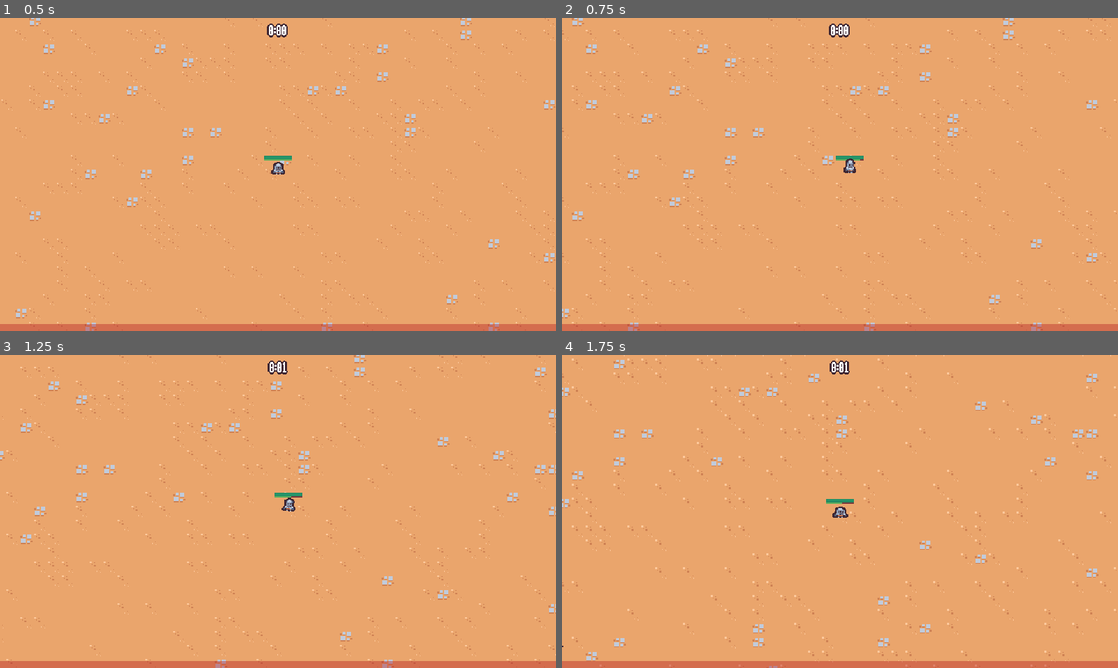
Above: before the commit, frames 1-4 (two rows, left to right).
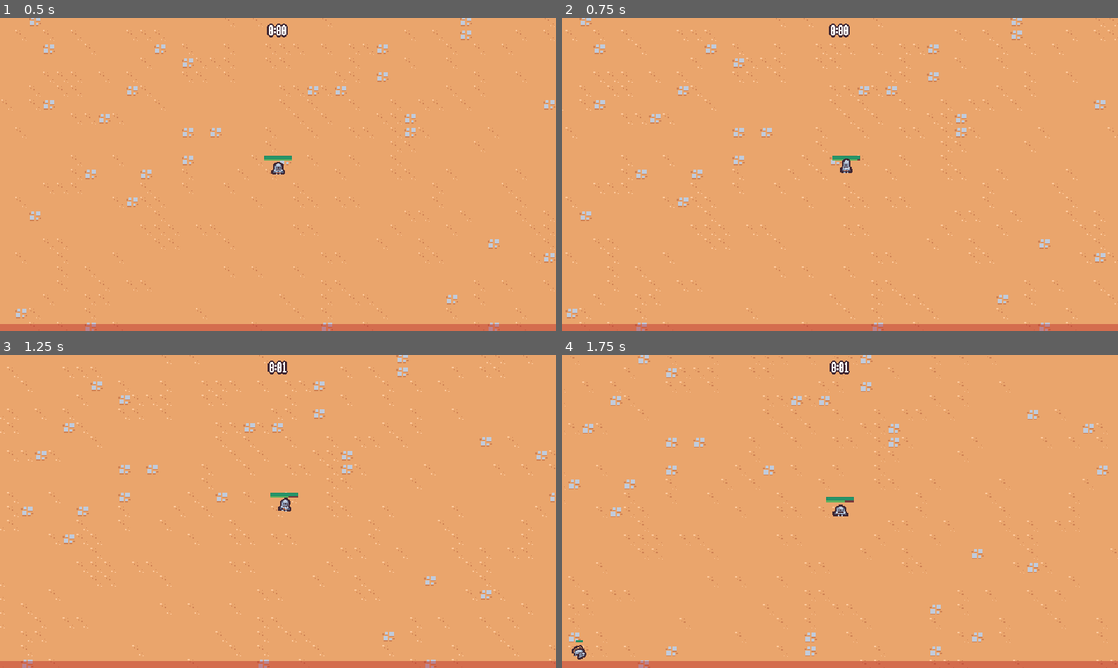
Above: after the commit, the same moments.

Repository: Brakistad/2DSurvivorsCourse
Game: Godot game, scene res://scenes/main/main.tscn
Two runs of this game, one before a commit and one after it. Both use one fixed random seed, a clock stepped at 60 frames per second and the inputs below.
Inputs (mouse positions are in pixels of both pictures, inside the frame that each line leads up to):
- Up to frame 1 (0.5 s): no input
- Up to frame 2 (0.75 s): move the mouse to (962, 158) at 0.52 s; hold D (move_right) from 0.53 s (still down); hold Shift (sprint) from 0.53 s (still down); click (962, 158) at 0.67 s
- Up to frame 3 (1.25 s): keep holding D (move_right); keep holding Shift (sprint)
- Up to frame 4 (1.75 s): move the mouse to (728, 527) at 1.27 s; release D (move_right) at 1.28 s; release Shift (sprint) at 1.28 s; hold S (move_down) from 1.28 s (still down); click (728, 527) at 1.35 s; tap Shift (sprint) at 1.55 s

Frame 1 is identical in both runs. In frame 2, 4.3% of the frame differs, in the area x 0-100%, y 0-100%; in frame 3, 4.3%; in frame 4, 4.7%.

Commit message:
Add player speed upgrade and sprint functionality

Diff:
--- a/resources/theme/theme.tres
+++ b/resources/theme/theme.tres
@@ -14,6 +14,32 @@
 texture_margin_right = 1.0
 texture_margin_bottom = 1.0
 region_rect = Rect2(18, 2, 12, 12)
+
+[sub_resource type="StyleBoxEmpty" id="StyleBoxEmpty_1e0kh"]
+
+[sub_resource type="StyleBoxTexture" id="StyleBoxTexture_dfer7"]
+texture = ExtResource("1_rlsq7")
+texture_margin_left = 3.0
+texture_margin_top = 3.0
+texture_margin_right = 3.0
+texture_margin_bottom = 3.0
+region_rect = Rect2(20, 20, 8, 8)
+
+[sub_resource type="StyleBoxTexture" id="StyleBoxTexture_mqmcx"]
+texture = ExtResource("1_rlsq7")
+texture_margin_left = 3.0
+texture_margin_top = 3.0
+texture_margin_right = 3.0
+texture_margin_bottom = 3.0
+region_rect = Rect2(4, 20, 8, 8)
+
+[sub_resource type="StyleBoxTexture" id="StyleBoxTexture_3amj6"]
+texture = ExtResource("1_rlsq7")
+texture_margin_left = 3.0
+texture_margin_top = 3.0
+texture_margin_right = 3.0
+texture_margin_bottom = 3.0
+region_rect = Rect2(36, 4, 8, 8)
 
 [sub_resource type="StyleBoxTexture" id="StyleBoxTexture_jctbf"]
 texture = ExtResource("1_rlsq7")
@@ -40,6 +66,13 @@
 default_font_size = 16
 AlternatePanelContainer/base_type = &"PanelContainer"
 AlternatePanelContainer/styles/panel = SubResource("StyleBoxTexture_64ilb")
+Button/colors/font_color = Color(0.247059, 0.14902, 0.192157, 1)
+Button/colors/font_hover_color = Color(0.741176, 0.423529, 0.290196, 1)
+Button/colors/font_pressed_color = Color(0.741176, 0.423529, 0.290196, 1)
+Button/styles/focus = SubResource("StyleBoxEmpty_1e0kh")
+Button/styles/hover = SubResource("StyleBoxTexture_dfer7")
+Button/styles/normal = SubResource("StyleBoxTexture_mqmcx")
+Button/styles/pressed = SubResource("StyleBoxTexture_3amj6")
 Label/constants/line_spacing = 0
 PanelContainer/styles/panel = SubResource("StyleBoxTexture_jctbf")
 ProgressBar/styles/background = SubResource("StyleBoxFlat_tb7k8")
--- /dev/null
+++ b/resources/upgrades/player_speed.tres
@@ -0,0 +1,12 @@
+[gd_resource type="Resource" script_class="AbilityUpgrade" load_steps=3 format=3 uid="uid://bbwsmq3d4ki47"]
+
+[ext_resource type="Texture2D" uid="uid://cyd71krg1y2nx" path="res://assets/environment/player_speed.png" id="1_j27sk"]
+[ext_resource type="Script" path="res://resources/upgrades/ability_upgrade.gd" id="2_5p6fi"]
+
+[resource]
+script = ExtResource("2_5p6fi")
+id = "player_speed"
+max_quantity = 2
+name = "Move Speed"
+icon = ExtResource("1_j27sk")
+description = "Increases movement speed by 10%"
--- a/scenes/component/velocity_component.gd
+++ b/scenes/component/velocity_component.gd
@@ -5,8 +5,10 @@
 @export var acceleration: float = 5
 @export var distancing: float = 500
 @export var randomize_distancing: float = 50
+@export var sprint_speed_percent: float = 2
 
 var velocity = Vector2.ZERO
+var sprinting = false
 
 func accelerate_to_player():
 	var owner_node2d = owner as Node2D
@@ -30,7 +32,6 @@
 		return
 
 	var vector_to_player = (player.global_position - owner_node2d.global_position)
-	var distance_to_player = vector_to_player.length()
 	var distancing_target = distancing + randf_range(-randomize_distancing/2, randomize_distancing/2)
 	var vector_to_distancing = (vector_to_player - (vector_to_player.normalized() * distancing_target)) as Vector2
 	var direction = vector_to_distancing.normalized()
@@ -38,7 +39,7 @@
 
 
 func accelerate_in_direction(direction: Vector2):
-	var desired_velocity = direction * max_speed
+	var desired_velocity = direction * max_speed * get_sprint_factor()
 	# here we use framerate independent lerp, because players can play at different fps
 	velocity = velocity.lerp(desired_velocity, 1 - exp(-acceleration * get_process_delta_time()))
 
@@ -49,3 +50,9 @@
 	character_body.velocity = velocity
 	character_body.move_and_slide()
 	velocity = character_body.velocity
+
+func get_sprint_factor():
+	if !sprinting:
+		return 1
+	else:
+		return sprint_speed_percent
--- a/scenes/game_object/player/player.gd
+++ b/scenes/game_object/player/player.gd
@@ -1,9 +1,7 @@
 extends CharacterBody2D
 class_name Player
 
-const MAX_SPEED = 100
-const SPRINT_SPEED = 200
-const ACCELERATION_SMOOTHING = 25
+const SPRINT_SPEED_PERCENT = 2
 
 @onready var damage_interval_timer = $DamageIntervalTimer as Timer
 @onready var health_component = $HealthComponent as HealthComponent
@@ -12,10 +10,14 @@
 @onready var abilities = $Abilities
 @onready var animation_player = $AnimationPlayer as AnimationPlayer
 @onready var visuals = $Visuals
+@onready var velocity_component = $VelocityComponent
 
 var number_colliding_bodies = 0
+var base_speed = 0
 
 func _ready():
+	base_speed = velocity_component.max_speed
+
 	$CollisionArea2D.body_entered.connect(on_body_entered)
 	$CollisionArea2D.body_exited.connect(on_body_exited)
 	damage_interval_timer.timeout.connect(on_damage_interval_timer_timeout)
@@ -24,21 +26,19 @@
 	update_stamina_display()
 
 
-func _process(delta):
+func _process(_delta):
 	var movement_vector = get_movement_vector()
 	var direction = movement_vector.normalized()
 
-	var movement_speed = MAX_SPEED
+	velocity_component.sprinting = false
 	if Input.is_action_pressed("sprint") && stamina_component.can_use_stamina(5):
-		movement_speed = SPRINT_SPEED
-		stamina_component.use_stamina_cost(1)
+		velocity_component.sprinting = true
+		stamina_component.use_stamina_cost(.8)
 	else:
 		stamina_component.using_stamina = false
 
-	var target_velocity = direction * movement_speed
-
-	velocity = velocity.lerp(target_velocity, 1 - exp(-delta * ACCELERATION_SMOOTHING))
-	move_and_slide()
+	velocity_component.accelerate_in_direction(direction)
+	velocity_component.move(self)
 
 	if movement_vector.x != 0 || movement_vector.y != 0:
 		animation_player.play("walk")
@@ -78,9 +78,9 @@
 func on_stamina_changed():
 	update_stamina_display()
 
-func on_ability_upgrade_added(ability_upgrade: AbilityUpgrade, _current_upgrades: Dictionary):
-	if not ability_upgrade is Ability:
-		return
-
-	var ability = ability_upgrade as Ability
-	abilities.add_child((ability.ability_controller_scene as PackedScene).instantiate())
+func on_ability_upgrade_added(ability_upgrade: AbilityUpgrade, current_upgrades: Dictionary):
+	if ability_upgrade is Ability:
+		var ability = ability_upgrade as Ability
+		abilities.add_child((ability.ability_controller_scene as PackedScene).instantiate())
+	elif ability_upgrade.id == "player_speed":
+		velocity_component.max_speed = base_speed * (1 + current_upgrades["player_speed"]["quantity"] * .1)
--- a/scenes/game_object/player/player.tscn
+++ b/scenes/game_object/player/player.tscn
@@ -1,7 +1,8 @@
-[gd_scene load_steps=18 format=3 uid="uid://vahp0gsqkxcu"]
+[gd_scene load_steps=19 format=3 uid="uid://vahp0gsqkxcu"]
 
 [ext_resource type="Script" path="res://scenes/game_object/player/player.gd" id="1_dvk4u"]
 [ext_resource type="Texture2D" uid="uid://bl707qqi8tcfw" path="res://scenes/game_object/player/player.png" id="1_fufab"]
+[ext_resource type="PackedScene" uid="uid://bkw1p3dee5bji" path="res://scenes/component/velocity_component.tscn" id="2_6ompf"]
 [ext_resource type="PackedScene" uid="uid://dn5secg5rtfa0" path="res://scenes/ability/sword_ability_controller/sword_ability_controller.tscn" id="2_et2m4"]
 [ext_resource type="PackedScene" uid="uid://dam2vh7rxq5fs" path="res://scenes/component/health_component.tscn" id="2_x6rdq"]
 [ext_resource type="PackedScene" uid="uid://cft7kx0jmwaae" path="res://scenes/component/stamina_component.tscn" id="3_ydu74"]
@@ -124,6 +125,11 @@
 "": SubResource("AnimationLibrary_5b3bq")
 }
 
+[node name="VelocityComponent" parent="." instance=ExtResource("2_6ompf")]
+max_speed = 80
+acceleration = 25.0
+sprint_speed_percent = 1.5
+
 [node name="HealthComponent" parent="." instance=ExtResource("2_x6rdq")]
 
 [node name="StaminaComponent" parent="." instance=ExtResource("3_ydu74")]
--- a/scenes/manager/upgrade_manager.gd
+++ b/scenes/manager/upgrade_manager.gd
@@ -11,12 +11,14 @@
 var upgrade_axe_damage = preload("res://resources/upgrades/axe_damage.tres")
 var upgrade_sword_rate = preload("res://resources/upgrades/sword_rate.tres")
 var upgrade_sword_damage = preload("res://resources/upgrades/sword_damage.tres")
+var upgrade_player_speed = preload("res://resources/upgrades/player_speed.tres")
 
 
 func _ready():
 	upgrade_pool.add_item(upgrade_axe, 10)
 	upgrade_pool.add_item(upgrade_sword_rate, 10)
 	upgrade_pool.add_item(upgrade_sword_damage, 10)
+	upgrade_pool.add_item(upgrade_player_speed, 5)
 
 	experience_manager.level_up.connect(on_level_up)
 
--- a/scenes/ui/end_screen.gd
+++ b/scenes/ui/end_screen.gd
@@ -1,7 +1,15 @@
 extends CanvasLayer
 class_name EndScreen
 
+@onready var panel_container: PanelContainer = $%PanelContainer
+
 func _ready():
+	panel_container.pivot_offset = panel_container.size / 2
+	var tween = create_tween()
+	tween.tween_property(panel_container, "scale", Vector2.ZERO, 0)
+	tween.tween_property(panel_container, "scale", Vector2.ONE, .3)\
+	.set_ease(Tween.EASE_OUT).set_trans(Tween.TRANS_BACK)
+
 	get_tree().paused = true
 	$%RestartButton.pressed.connect(on_restart_button_pressed)
 	$%QuitButton.pressed.connect(on_quit_button_pressed)
--- a/scenes/ui/end_screen.tscn
+++ b/scenes/ui/end_screen.tscn
@@ -1,10 +1,81 @@
-[gd_scene load_steps=2 format=3 uid="uid://drpuoiy8wpvba"]
+[gd_scene load_steps=6 format=3 uid="uid://drpuoiy8wpvba"]
 
 [ext_resource type="Script" path="res://scenes/ui/end_screen.gd" id="1_jsxkf"]
+
+[sub_resource type="Animation" id="Animation_ntlac"]
+resource_name = "in"
+length = 0.15
+step = 0.05
+tracks/0/type = "value"
+tracks/0/imported = false
+tracks/0/enabled = true
+tracks/0/path = NodePath("ColorRect:modulate")
+tracks/0/interp = 1
+tracks/0/loop_wrap = true
+tracks/0/keys = {
+"times": PackedFloat32Array(0, 0.15),
+"transitions": PackedFloat32Array(1, 1),
+"update": 0,
+"values": [Color(1, 1, 1, 0), Color(1, 1, 1, 1)]
+}
+
+[sub_resource type="Animation" id="Animation_dv44y"]
+length = 0.001
+tracks/0/type = "value"
+tracks/0/imported = false
+tracks/0/enabled = true
+tracks/0/path = NodePath("ColorRect:modulate")
+tracks/0/interp = 1
+tracks/0/loop_wrap = true
+tracks/0/keys = {
+"times": PackedFloat32Array(0),
+"transitions": PackedFloat32Array(1),
+"update": 0,
+"values": [Color(1, 1, 1, 1)]
+}
+
+[sub_resource type="Animation" id="Animation_axctb"]
+resource_name = "out"
+length = 0.15
+step = 0.05
+tracks/0/type = "value"
+tracks/0/imported = false
+tracks/0/enabled = true
+tracks/0/path = NodePath("ColorRect:modulate")
+tracks/0/interp = 1
+tracks/0/loop_wrap = true
+tracks/0/keys = {
+"times": PackedFloat32Array(0, 0.15),
+"transitions": PackedFloat32Array(1, 1),
+"update": 0,
+"values": [Color(1, 1, 1, 1), Color(1, 1, 1, 0)]
+}
+
+[sub_resource type="AnimationLibrary" id="AnimationLibrary_6tsub"]
+_data = {
+"RESET": SubResource("Animation_dv44y"),
+"in": SubResource("Animation_ntlac"),
+"out": SubResource("Animation_axctb")
+}
 
 [node name="EndScreen" type="CanvasLayer"]
 process_mode = 3
 script = ExtResource("1_jsxkf")
+
+[node name="AnimationPlayer" type="AnimationPlayer" parent="."]
+libraries = {
+"": SubResource("AnimationLibrary_6tsub")
+}
+autoplay = "in"
+
+[node name="ColorRect" type="ColorRect" parent="."]
+visible = false
+anchors_preset = 15
+anchor_right = 1.0
+anchor_bottom = 1.0
+grow_horizontal = 2
+grow_vertical = 2
+color = Color(0.607843, 0.298039, 0.639216, 0.34902)
 
 [node name="MarginContainer" type="MarginContainer" parent="."]
 anchors_preset = 15
@@ -14,6 +85,7 @@
 grow_vertical = 2
 
 [node name="PanelContainer" type="PanelContainer" parent="MarginContainer"]
+unique_name_in_owner = true
 layout_mode = 2
 size_flags_horizontal = 4
 size_flags_vertical = 4
@@ -28,11 +100,17 @@
 
 [node name="VBoxContainer" type="VBoxContainer" parent="MarginContainer/PanelContainer/MarginContainer"]
 layout_mode = 2
+theme_override_constants/separation = 16
 
 [node name="TitleLabel" type="Label" parent="MarginContainer/PanelContainer/MarginContainer/VBoxContainer"]
 unique_name_in_owner = true
 layout_mode = 2
-theme_override_font_sizes/font_size = 24
+theme_override_colors/font_shadow_color = Color(0.14902, 0.168627, 0.266667, 1)
+theme_override_colors/font_outline_color = Color(0.14902, 0.168627, 0.266667, 1)
+theme_override_constants/shadow_offset_x = 0
+theme_override_constants/shadow_offset_y = 0
+theme_override_constants/outline_size = 8
+theme_override_font_sizes/font_size = 32
 text = "Victory!"
 horizontal_alignment = 1
 vertical_alignment = 1
@@ -40,16 +118,24 @@
 [node name="DescriptionLabel" type="Label" parent="MarginContainer/PanelContainer/MarginContainer/VBoxContainer"]
 unique_name_in_owner = true
 layout_mode = 2
+theme_override_colors/font_shadow_color = Color(0.14902, 0.168627, 0.266667, 1)
+theme_override_colors/font_outline_color = Color(0.14902, 0.168627, 0.266667, 1)
+theme_override_constants/shadow_offset_x = 0
+theme_override_constants/shadow_offset_y = 0
+theme_override_constants/outline_size = 8
 text = "You won! 👑"
 horizontal_alignment = 1
 vertical_alignment = 1
 
-[node name="RestartButton" type="Button" parent="MarginContainer/PanelContainer/MarginContainer/VBoxContainer"]
+[node name="VBoxContainer" type="VBoxContainer" parent="MarginContainer/PanelContainer/MarginContainer/VBoxContainer"]
+layout_mode = 2
+
+[node name="RestartButton" type="Button" parent="MarginContainer/PanelContainer/MarginContainer/VBoxContainer/VBoxContainer"]
 unique_name_in_owner = true
 layout_mode = 2
 text = "Restart"
 
-[node name="QuitButton" type="Button" parent="MarginContainer/PanelContainer/MarginContainer/VBoxContainer"]
+[node name="QuitButton" type="Button" parent="MarginContainer/PanelContainer/MarginContainer/VBoxContainer/VBoxContainer"]
 unique_name_in_owner = true
 layout_mode = 2
 text = "Quit"
Binary file added: assets/environment/player_speed.png
Not shown, added: assets/environment/player_speed.png.import
Not shown: 1 places in resources/theme/theme.tres that only renumber resources
